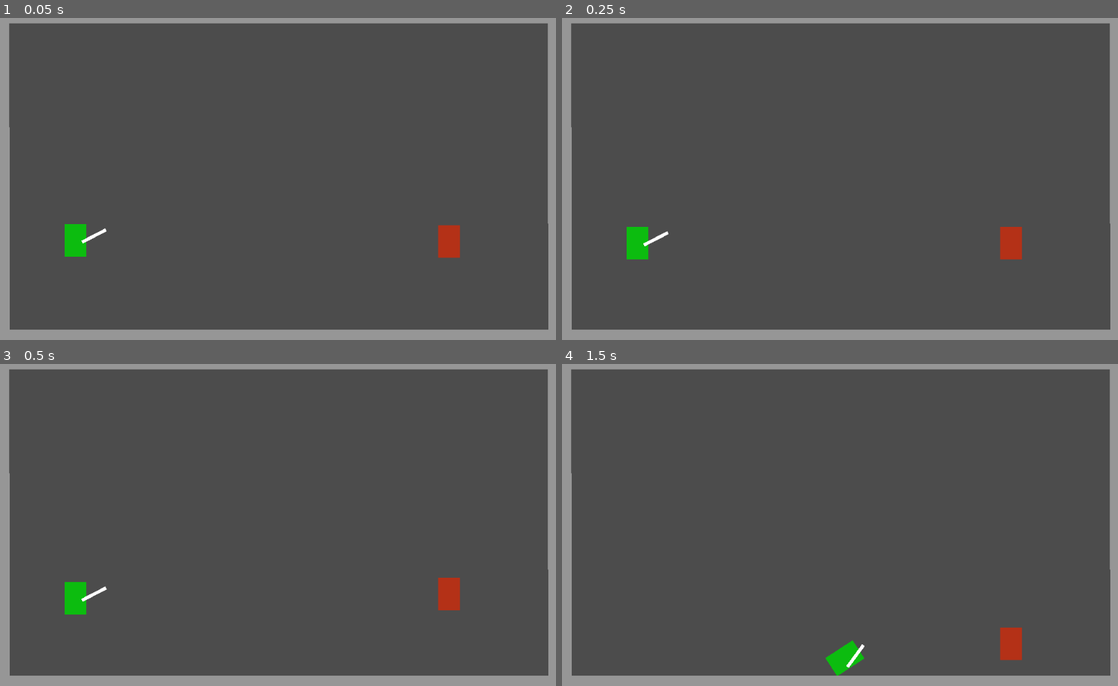
Above: before the commit, frames 1-4 (two rows, left to right).
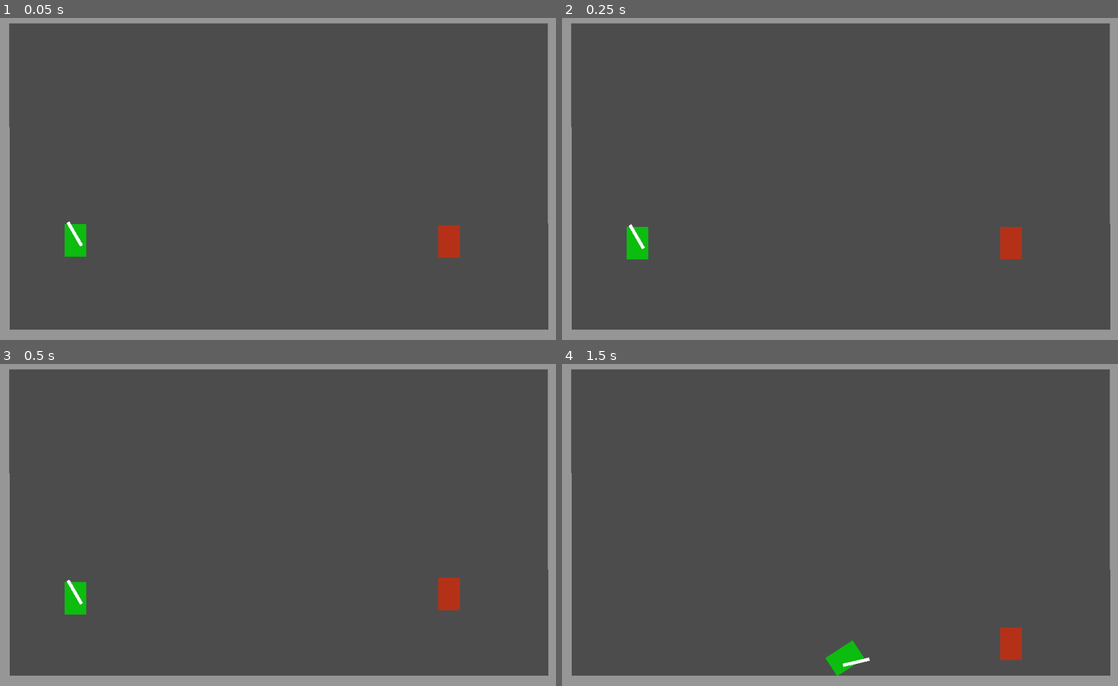
Above: after the commit, the same moments.

Repository: deengames/abu-hamid-x
Game: Godot game, scene res://prototype/Main.tscn
The game is run twice, just before and just after one commit, with the same random seed, the same clock (stepped at 60 frames per second) and the same inputs.
Inputs (mouse positions are in pixels of both pictures, inside the frame that each line leads up to):
- Up to frame 1 (0.05 s): no input
- Up to frame 2 (0.25 s): no input
- Up to frame 3 (0.5 s): no input
- Up to frame 4 (1.5 s): move the mouse to (962, 508) at 0.52 s; press the mouse at (962, 508) at 0.53 s; hold D (move_right) 0.53-1.28 s; move the mouse to (728, 541) at 1.27 s; release the mouse at (728, 541) at 1.28 s; hold S (move_down) from 1.28 s (still down); tap Shift (toggle_jetpack) at 1.35 s

The runs differ from the first frame. In frame 1, 0.1% of the frame differs, in the area x 12-20%, y 63-71%; in frame 2, 0.1%; in frame 3, 0.1%, in the area x 12-20%, y 67-75%; in frame 4, less than 0.1%.

Commit message:
Annoying Sword swings

Diff:
--- a/project.godot
+++ b/project.godot
@@ -30,6 +30,8 @@
  ]
 toggle_jetpack=[ Object(InputEventKey,"resource_local_to_scene":false,"resource_name":"","device":0,"alt":false,"shift":false,"control":false,"meta":false,"command":false,"pressed":false,"scancode":16777237,"unicode":0,"echo":false,"script":null)
  ]
+attack=[ Object(InputEventMouseButton,"resource_local_to_scene":false,"resource_name":"","device":0,"alt":false,"shift":false,"control":false,"meta":false,"command":false,"button_mask":0,"position":Vector2( 0, 0 ),"global_position":Vector2( 0, 0 ),"factor":1.0,"button_index":1,"pressed":false,"doubleclick":false,"script":null)
+ ]
 
 [rendering]
 
--- a/prototype/Player.gd
+++ b/prototype/Player.gd
@@ -7,6 +7,14 @@
 
 var is_using_jetpack = false
 var is_left = false
+
+
+func _process(delta):
+	if Input.is_action_pressed('attack'):
+		if not is_left:
+			$Anim.play('Swing Sword Right')
+		else:
+			$Anim.play('Swing Sword Left')
 
 
 func _integrate_forces(state):
@@ -33,6 +41,7 @@
 
 		rotate(velocity.x / max_movement_speed)
 
+
 	$Collision.rotation = rotation
 
 	velocity += state.get_total_gravity() * state.step
--- a/prototype/Player.tscn
+++ b/prototype/Player.tscn
@@ -7,6 +7,44 @@
 
 custom_solver_bias = 0.0
 extents = Vector2( 20, 30 )
+
+[sub_resource type="Animation" id=3]
+
+resource_name = "Swing Sword Left"
+length = 0.2
+loop = false
+step = 0.05
+tracks/0/type = "value"
+tracks/0/path = NodePath("Sword:rotation_degrees")
+tracks/0/interp = 1
+tracks/0/loop_wrap = true
+tracks/0/imported = false
+tracks/0/enabled = true
+tracks/0/keys = {
+"times": PoolRealArray( 0, 0.2 ),
+"transitions": PoolRealArray( 1, 1 ),
+"update": 0,
+"values": [ -200.0, -30.0 ]
+}
+
+[sub_resource type="Animation" id=2]
+
+resource_name = "Swing Sword Left"
+length = 0.2
+loop = false
+step = 0.05
+tracks/0/type = "value"
+tracks/0/path = NodePath("Sword:rotation_degrees")
+tracks/0/interp = 1
+tracks/0/loop_wrap = true
+tracks/0/imported = false
+tracks/0/enabled = true
+tracks/0/keys = {
+"times": PoolRealArray( 0, 0.2 ),
+"transitions": PoolRealArray( 1, 1 ),
+"update": 0,
+"values": [ -128.0, -340.0 ]
+}
 
 [node name="Player" type="RigidBody2D" index="0"]
 
@@ -58,9 +96,20 @@
 
 [node name="Sword" parent="." index="2" instance=ExtResource( 2 )]
 
-position = Vector2( 15, 1.95565 )
-rotation = 1.09348
+position = Vector2( 10.0362, 7.21145 )
+rotation = -0.523599
 _sections_unfolded = [ "Collision", "Transform" ]
+
+[node name="Anim" type="AnimationPlayer" parent="." index="3"]
+
+root_node = NodePath("..")
+autoplay = ""
+playback_process_mode = 1
+playback_default_blend_time = 0.0
+playback_speed = 1.0
+"anims/Swing Sword Left" = SubResource( 3 )
+"anims/Swing Sword Right" = SubResource( 2 )
+blend_times = [  ]
 
 [connection signal="body_entered" from="." to="." method="_on_Player_body_entered"]
 
Not shown: 1 places in prototype/Player.tscn that only renumber resources
